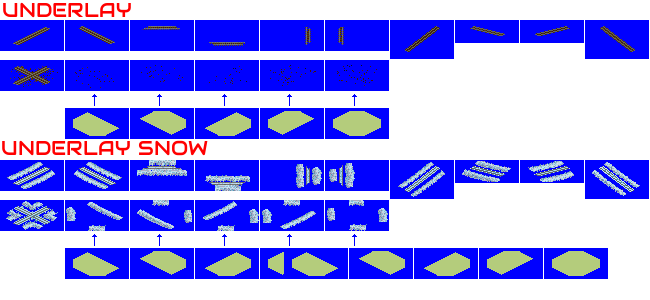
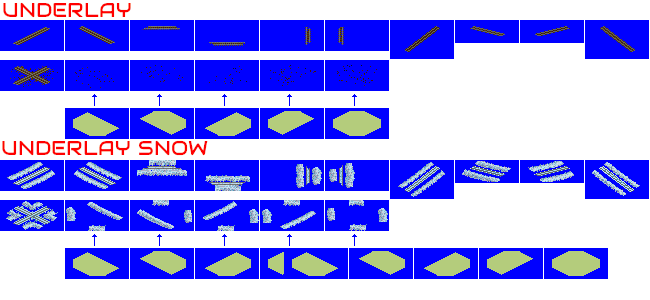
Before/after of a w=650, h=300 layered artwork. What changed in the layer stack:
renamed "UNDERLAY SNOW TEXT" to "MTRO", hid it, moved it above "ELRL", painted on it over [2, 140, 208, 156]
removed layer "UNDERLAY TEXT" over [3, 2, 131, 18]
painted on "FEVE" over [2, 140, 208, 156]
renamed "Capa pegada" to "Background", painted on it over [2, 2, 208, 156]
